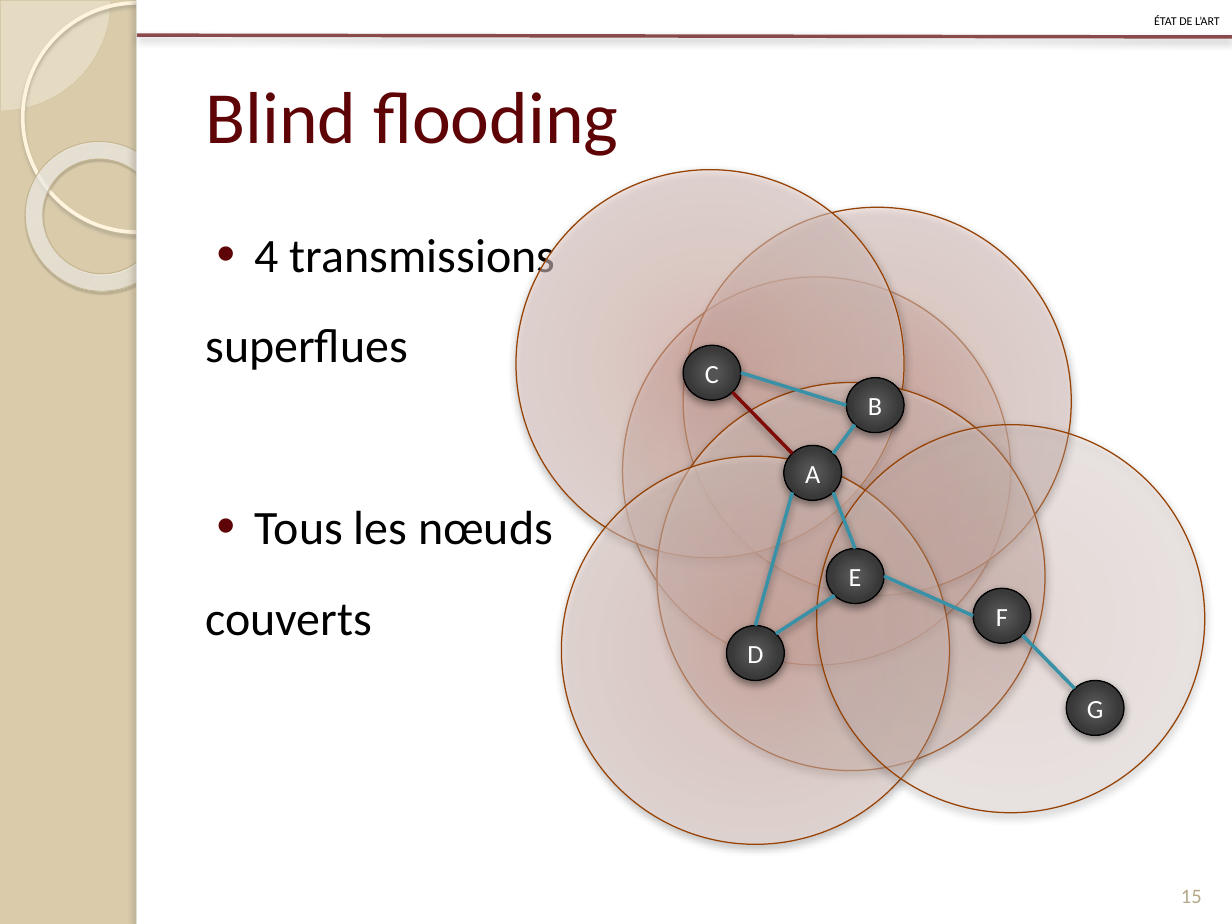
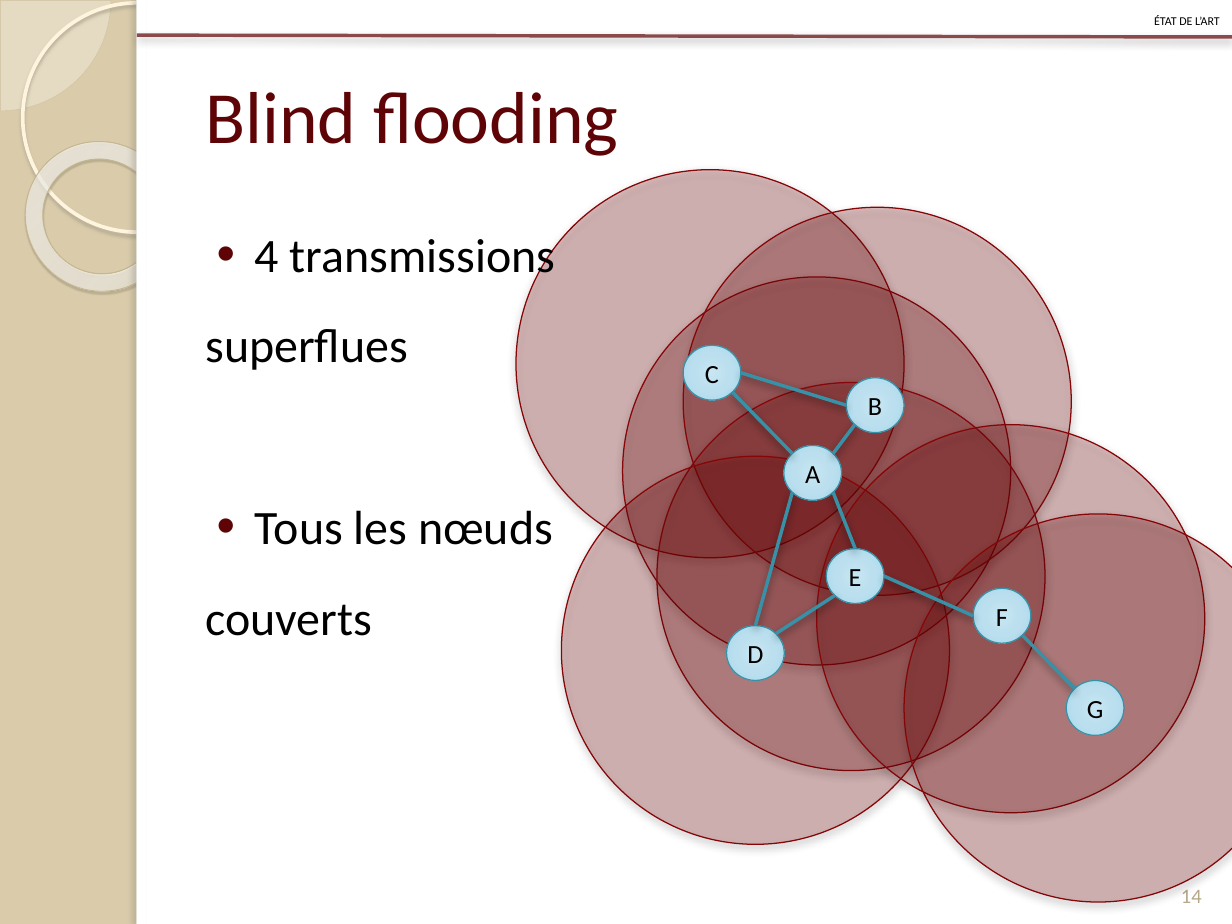
Before and after one commit to Patre/Energy-saving-in-sensors--networks, a slide deck: slide 14 of Redaction/Presentation/pres.pptx (slide 15 before the commit). Drawn at 1232x924 pixels with LibreOffice and Linux fonts; fonts in the diff are those of the drawing. Boxes give left, top, right and bottom in pixels: in the first picture for what was removed or moved away, otherwise in the second. Text is boxed around its words. In the diff, an @@ line names an element or a change of style, - is before the commit and + after.

```diff
--- a/Redaction/Presentation/pres.pptx
+++ b/Redaction/Presentation/pres.pptx
@@ ellipse at (622, 277, 1010, 665): fill gradient #EAB1A6 to #EFC9C2 to #FAEAE7 to #860609 at 22% opacity; outline #964305 0.75 pt to #860609 0.75 pt @@
@@ ellipse at (657, 383, 1045, 771): fill gradient #EAB1A6 to #EFC9C2 to #FAEAE7 to #860609 at 23% opacity; outline #964305 0.75 pt to #860609 0.75 pt @@
@@ line (733, 392) - (792, 453): stroke #800A07 2 pt to #3891A7 2 pt @@
@@ fill gradient #EAB1A6 to #EFC9C2 to #FAEAE7 to #860608 at 24% opacity; outline #964305 0.75 pt to #860608 0.75 pt in 4 elements at (684, 207, 1072, 595), (516, 170, 904, 558), (562, 456, 950, 844), (817, 425, 1205, 813) @@
@@ ellipse added at (904, 514, 1232, 902), fill #860608 at 24% opacity, outline #860608 0.75 pt @@
@@ text colour #FFFFFF to #000000; fill gradient #555555 to #393939 to #262626 to #000000 to gradient #C9E6F2 to #BBE0EF to #A4D8ED to #9BD7EE; outline #000000 0.75 pt to #3891A7 0.75 pt; shadow off in 7 elements at (784, 446, 841, 501), (846, 378, 904, 434), (684, 345, 742, 400), (727, 626, 785, 681), (827, 548, 885, 604), (973, 589, 1031, 644), (1066, 680, 1124, 736) @@
@@ page number at (1181, 890, 1202, 903): text changed @@
-15
+14
```
Also in this commit, not shown: 12 other slides changed, 10 slides added, 4 slides removed, 8 other files.
